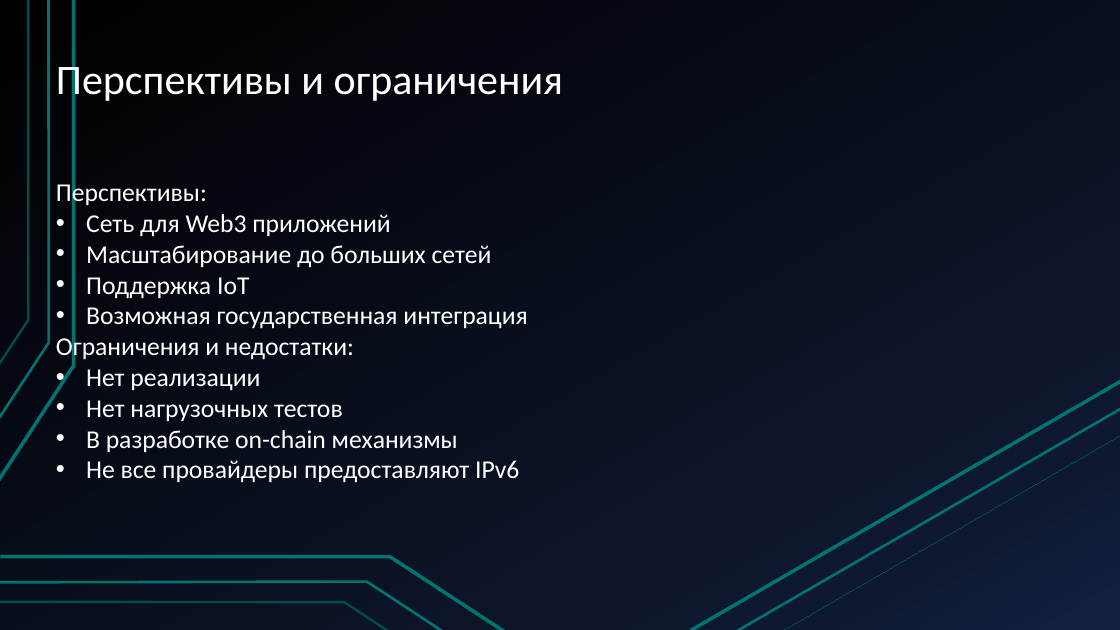
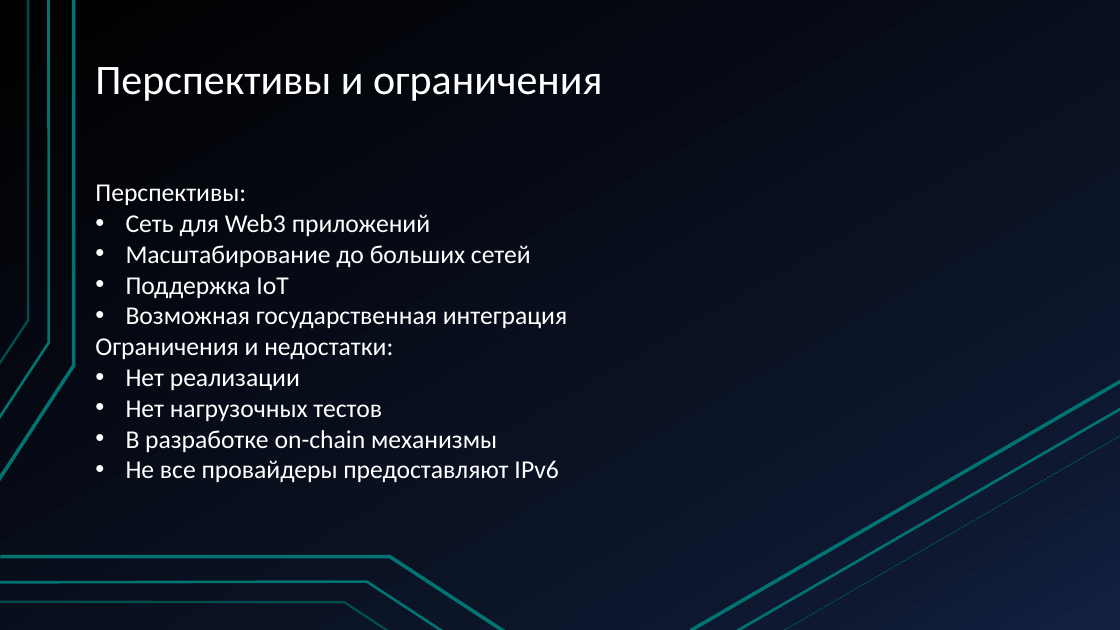
Before and after one commit to Terexi110/Web3-Network, a slide deck: slide 7 of Создание_децентралезованной_сети.pptx. Drawn at 1120x630 pixels with LibreOffice and Linux fonts; fonts in the diff are those of the drawing. Boxes give left, top, right and bottom in pixels: in the first picture for what was removed or moved away, otherwise in the second. Text is boxed around its words. In the diff, an @@ line names an element or a change of style, - is before the commit and + after.

```diff
--- a/Создание_децентралезованной_сети.pptx
+++ b/Создание_децентралезованной_сети.pptx
@@ title "Перспективы и ограничения" rewrapped from box(56, 60, 564, 105) to box(95, 67, 603, 101) @@
@@ subtitle "Перспективы:" rewrapped from box(56, 180, 527, 483) to box(95, 184, 567, 483) @@
```
Also in this commit, not shown: 1 other slide changed, 1 slide added, 1 slide removed, 5 other files.
